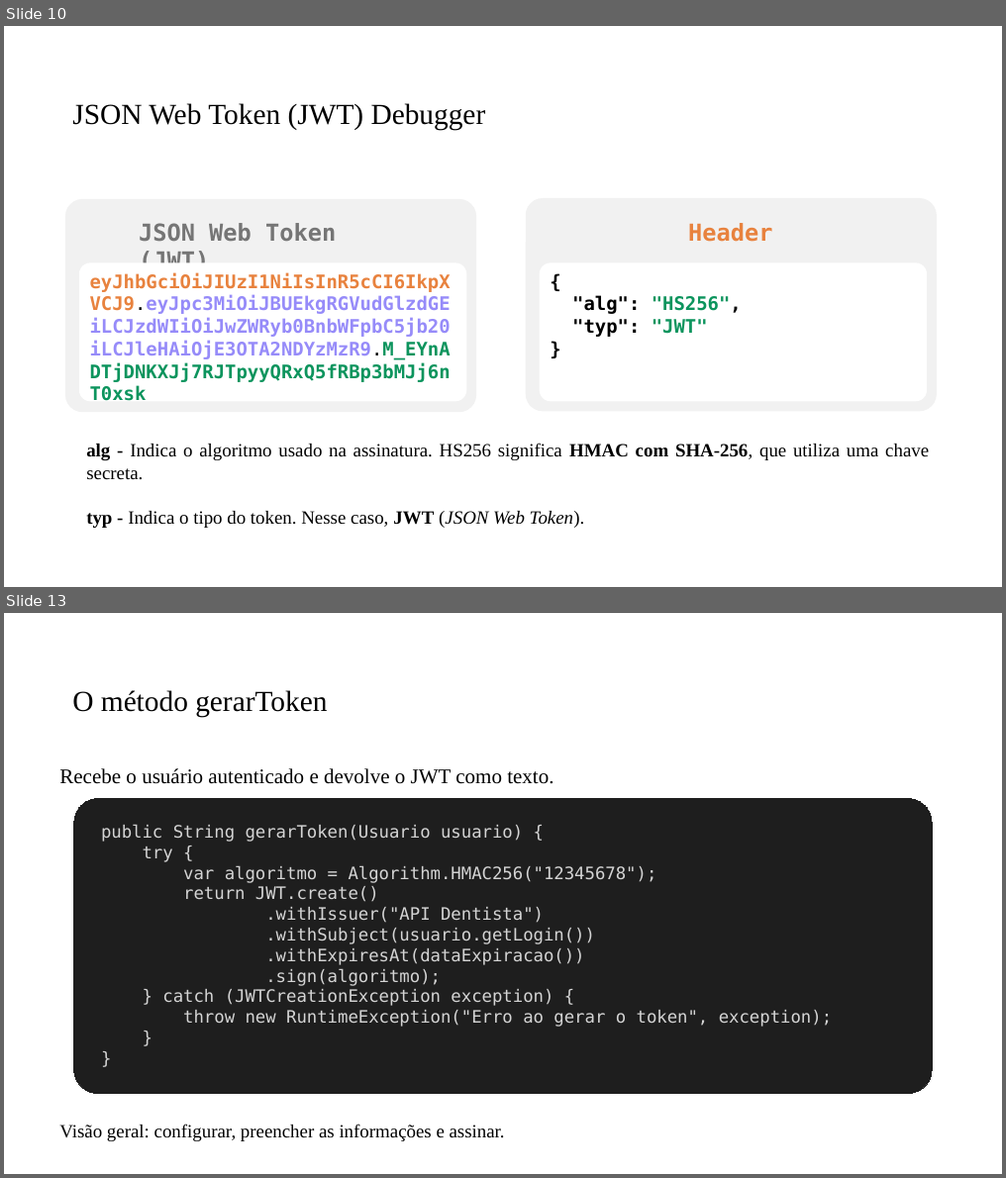
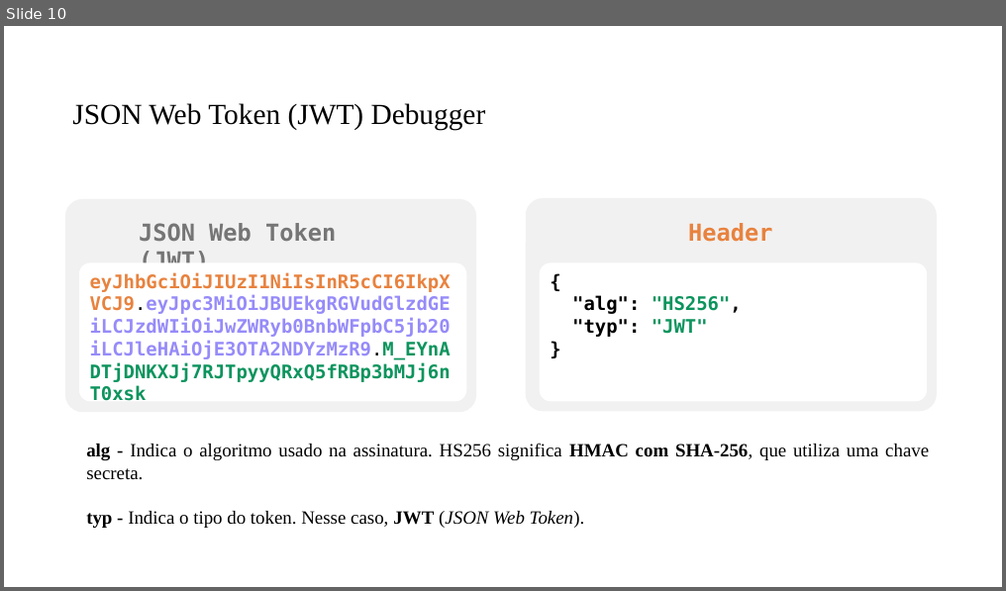
Before and after one commit to PedroMiho/UMC, a slide deck: engenharia-software/software-corporativo/boas-praticas/aula-08-controle-acesso/spring-security.pptx. Shown one above the other, each under a label of ours: slides 10 and 13 before the commit, slide 10 after it; the slides between them are not shown. The pictures are 1006x1178 and 1006x591 pixels, drawn with LibreOffice and Linux fonts; fonts in the diff are those of the drawing; background and template pictures are left out. Boxes give left, top, right and bottom in pixels: in the first picture for what was removed or moved away, otherwise in the second. Text is boxed around its words. In the diff, an @@ line names an element or a change of style, - is before the commit and + after.

```diff
--- a/engenharia-software/software-corporativo/boas-praticas/aula-08-controle-acesso/spring-security.pptx
+++ b/engenharia-software/software-corporativo/boas-praticas/aula-08-controle-acesso/spring-security.pptx
@@ slide 13 removed at [4, 613, 1002, 1174], background #FFFFFF @@
@@ title removed at [72, 690, 327, 718] @@
-O método gerarToken
@@ text removed at [59, 768, 553, 784] @@
-Recebe o usuário autenticado e devolve o JWT como texto.
@@ rounded rectangle removed at [74, 799, 933, 1093] @@
@@ text removed at [101, 825, 832, 1027] @@
-public String gerarToken(Usuario usuario) {
-try {
-var algoritmo = Algorithm.HMAC256("12345678");
-return JWT.create()
-.withIssuer("API Dentista")
-.withSubject(usuario.getLogin())
-.withExpiresAt(dataExpiracao())
-.sign(algoritmo);
-} catch (JWTCreationException exception) {
-throw new RuntimeException("Erro ao gerar o token", exception);
-}
-}
@@ text removed at [59, 1124, 505, 1142] @@
-Visão geral: configurar, preencher as informações e assinar.
```
Also in this commit, not shown: 1 slide changed, 6 slides added, 21 other slides removed, 24 other files.
